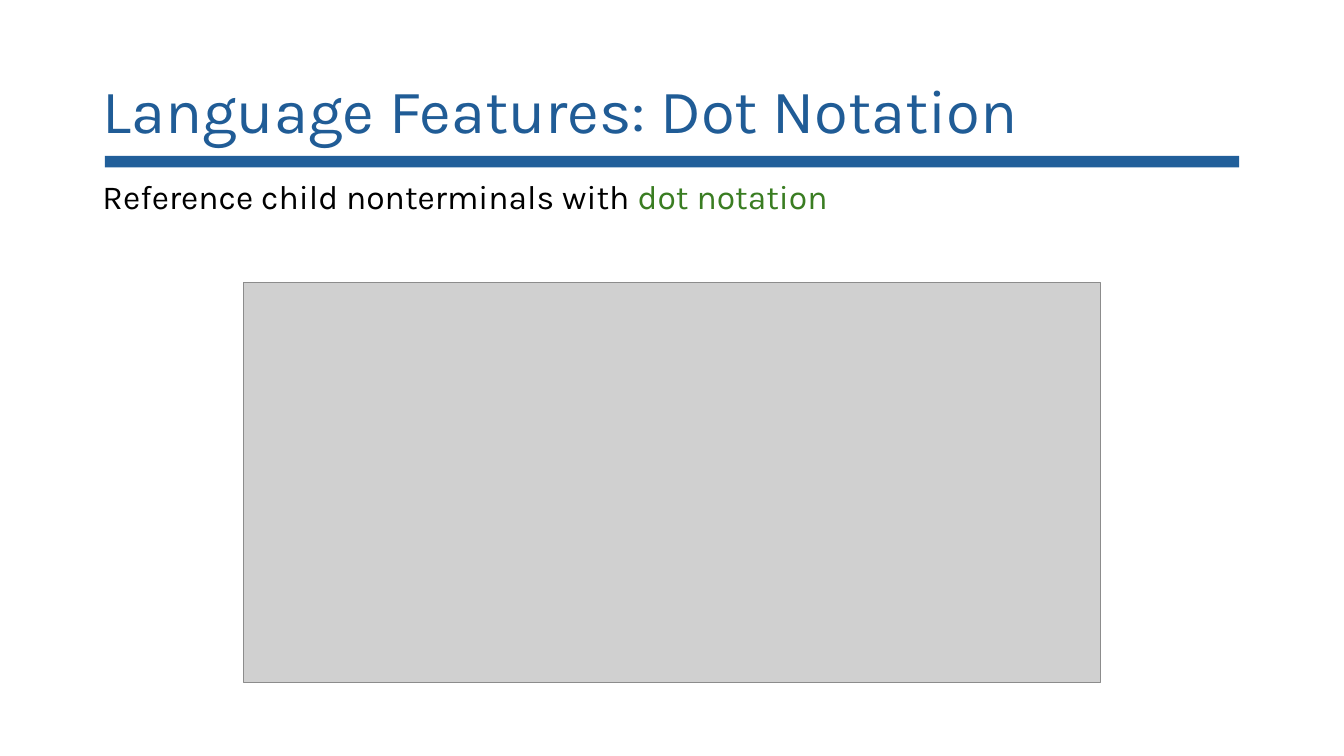
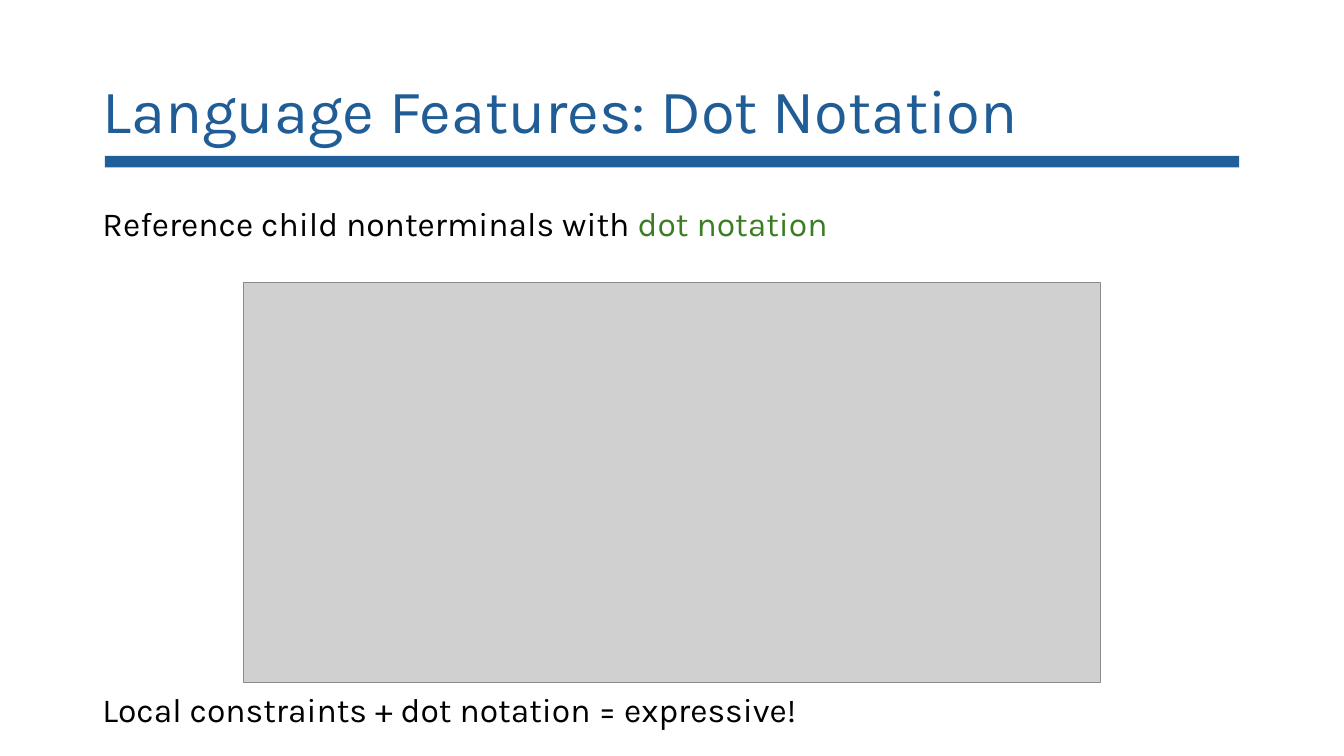
Before and after one commit to lorchrob/goblin_slides, a slide deck: slide 36 of goblin_slides.pptx (slide 23 before the commit). Drawn at 1344x756 pixels with LibreOffice and Linux fonts; fonts in the diff are those of the drawing; grey boxes stand for pictures. Boxes give left, top, right and bottom in pixels: in the first picture for what was removed or moved away, otherwise in the second. Text is boxed around its words. In the diff, an @@ line names an element or a change of style, - is before the commit and + after.

```diff
--- a/goblin_slides.pptx
+++ b/goblin_slides.pptx
@@ text "Reference child nonterminals with dot ...": place and size @@
-text "Reference child nonterminals with dot ..." at [102,186,828,210]
+text "Reference child nonterminals with dot ..." at [102,213,828,237]
@@ text added at [102,699,796,730], 24 pt, text #000000 @@
+Local constraints + dot notation = expressive!
```
Also in this commit, not shown: 32 other slides changed, 18 slides added, 2 slides removed, 1 other file.
